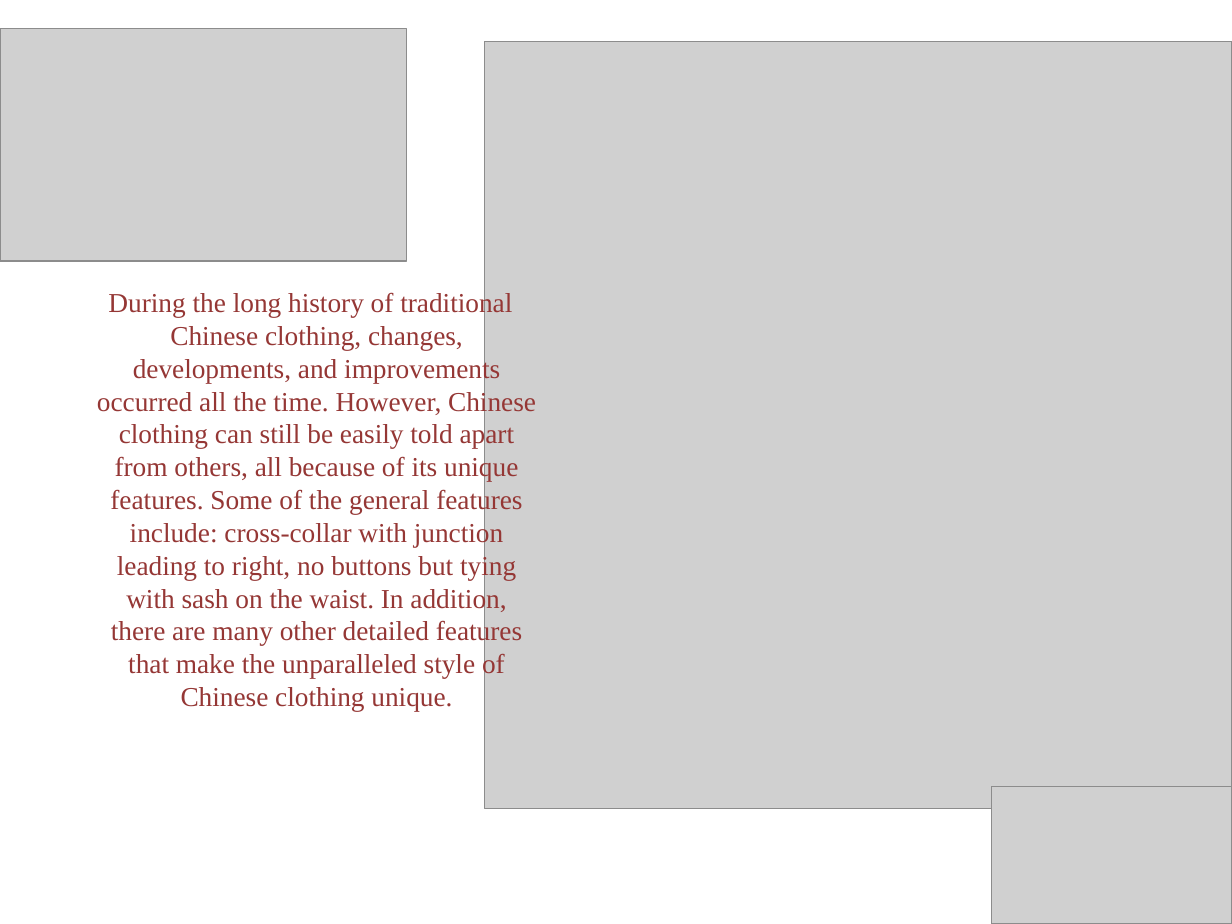
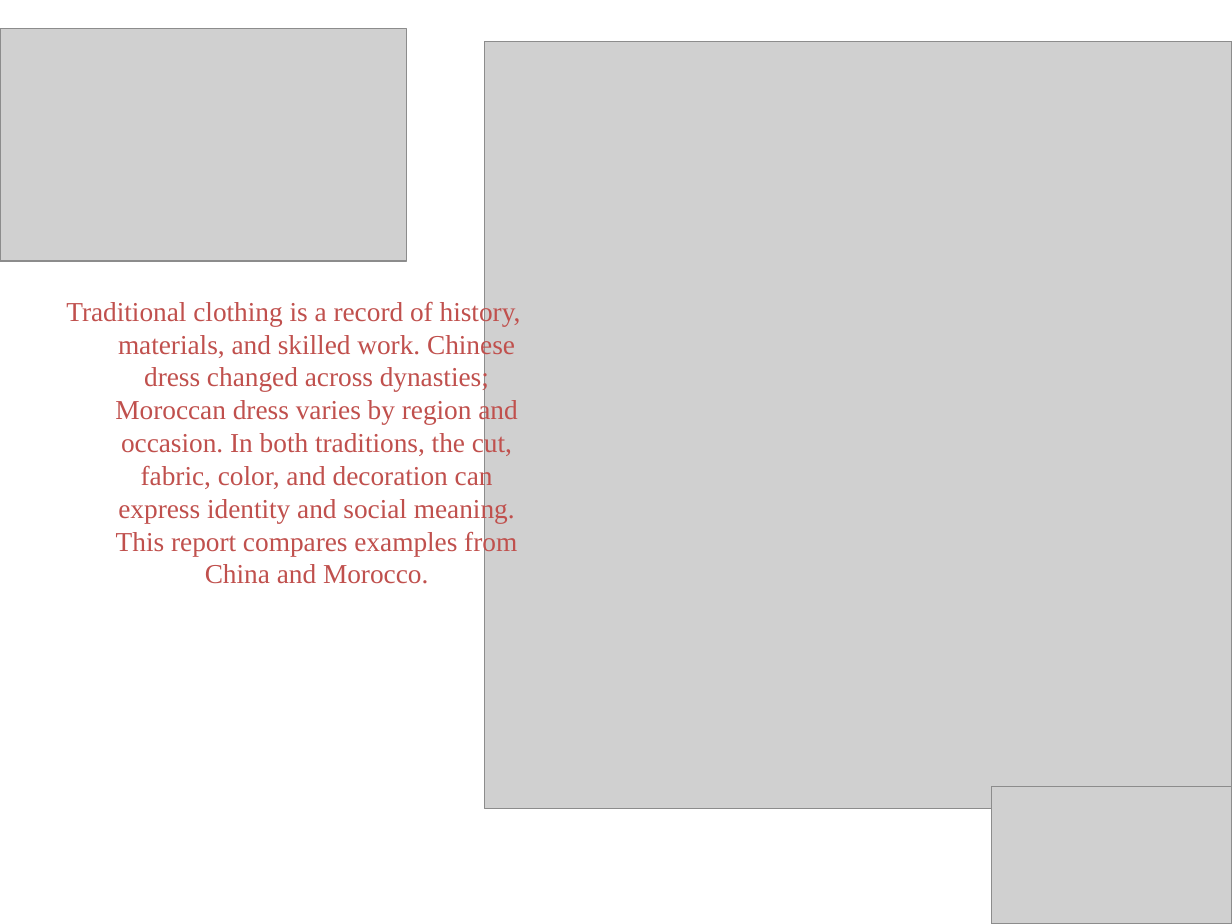
Before and after one commit to loxdpsy/pptx, a slide deck: slide 2 of ancientchineseclothinghk.pptx. Drawn at 1232x924 pixels with LibreOffice and Linux fonts; fonts in the diff are those of the drawing; grey boxes stand for pictures. Boxes give left, top, right and bottom in pixels: in the first picture for what was removed or moved away, otherwise in the second. Text is boxed around its words. In the diff, an @@ line names an element or a change of style, - is before the commit and + after.

```diff
--- a/ancientchineseclothinghk.pptx
+++ b/ancientchineseclothinghk.pptx
@@ text at (66, 300, 521, 584): text changed; text colour #953735 to #C0504D @@
-During the long history of traditional Chinese clothing, changes, developments, and improvements occurred all the time. However, Chinese clothing can still be easily told apart from others, all because of its unique features. Some of the general features include: cross-collar with junction leading to right, no buttons but tying with sash on the waist. In addition, there are many other detailed features that make the unparalleled style of Chinese clothing unique.
+Traditional clothing is a record of history, materials, and skilled work. Chinese dress changed across dynasties; Moroccan dress varies by region and occasion. In both traditions, the cut, fabric, color, and decoration can express identity and social meaning. This report compares examples from China and Morocco.
```
Also in this commit, not shown: 6 other slides changed, 3 slides added, 28 slides removed.
